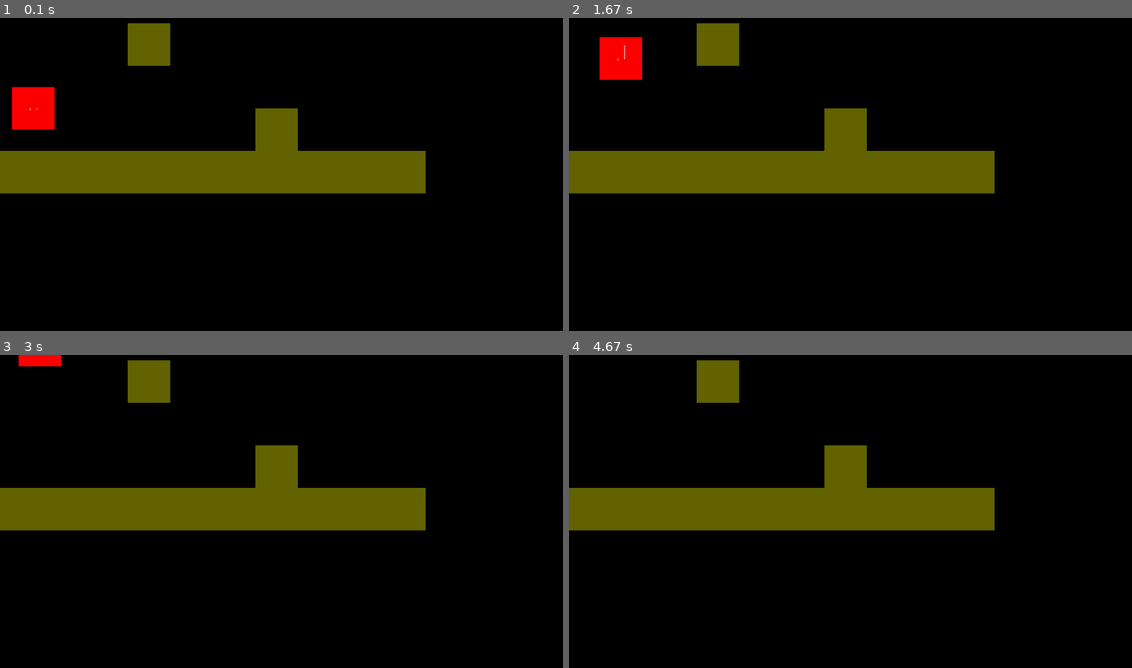
Above: before the commit, frames 1-4 (two rows, left to right).
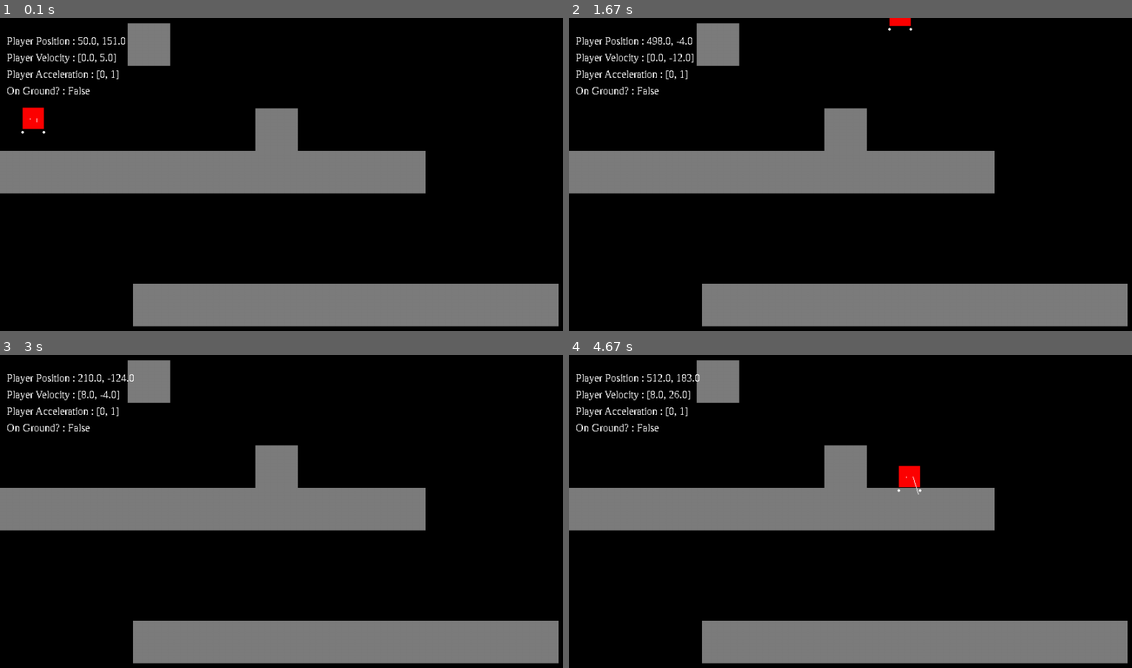
Above: after the commit, the same moments.

Repository: ImmenseDruid/2dPygamePlatformer
Game: pygame game, started from src/main.py
Two runs of this game, one before a commit and one after it. Both use one fixed random seed, a clock stepped at 60 frames per second and the inputs below.
Inputs:
- Up to frame 1 (0.1 s): no input
- Up to frame 2 (1.67 s): tap Space at 0.33, 0.73, 1.03, 1.23, 1.53 s; hold D 0.67-1.13 s; hold D 1.17-1.63 s
- Up to frame 3 (3 s): hold A 1.67-2.2 s; tap Space at 1.73, 2.03, 2.3, 2.6, 2.73 s; hold A 2.23-2.63 s; hold D from 2.67 s (still down)
- Up to frame 4 (4.67 s): tap Space at 3.03, 3.4, 3.7, 3.9, 4.2, 4.4 s; release D at 3.3 s; hold A 3.33-3.8 s; hold D 3.83-4.3 s; hold D from 4.33 s (still down)

The runs differ from the first frame. In frame 1, 24% of the frame differs, in the area x 0-100%, y 1-99%; in frame 2, 24%, in the area x 0-100%, y 0-99%; in frame 3, 24%; in frame 4, 24%.

Commit message:
Added Raycasting

Diff:
--- /dev/null
+++ b/src/debug.py
@@ -0,0 +1,13 @@
+import pygame
+
+
+font = None
+if pygame.font.get_init() == False:
+    pygame.font.init()
+
+font = pygame.font.SysFont("TimesNewRoman", 16)
+
+
+def printToScreen(screen, text, pos):
+    image = font.render(text, False, (255, 255, 255), None)
+    screen.blit(image, pos)
--- a/src/entities.py
+++ b/src/entities.py
@@ -1,4 +1,5 @@
 import pygame
+import physics
 from pygame.locals import *
 
 class Character(pygame.sprite.Sprite):
@@ -8,18 +9,25 @@
 
         self.x = x
         self.y = y
-        self.image = pygame.Surface((64, 64))
+        self.image = pygame.Surface((32, 32))
         self.image.fill((255, 0, 0))
         self.rect = self.image.get_rect()
         self.rect.centerx = self.x
         self.rect.centery = self.y
 
+        self.leftOnGroundPoint = (self.rect.x, self.rect.centery + self.rect.h / 2)
+        self.rightOnGroundPoint = (self.rect.x + self.rect.w, self.rect.centery + self.rect.h / 2)
+
+        self.raycastLeft = physics.Raycast(self.leftOnGroundPoint, (self.leftOnGroundPoint[0], self.leftOnGroundPoint[1] + 5))
+        self.raycastRight = physics.Raycast(self.rightOnGroundPoint, (self.rightOnGroundPoint[0], self.rightOnGroundPoint[1] + 5))
+
         self.onGround = False
 
-        self.speed = 10
+        self.speed = 8
         self.jumpVel = -20
 
-        self.gravity = 2
+        self.gravity = 1
+        self.movementEpsilon = .01
 
         self.vel = [0, 0]
         self.acc = [0, self.gravity]
@@ -27,41 +35,50 @@
 
     def update(self, dt, collisionGroup):
 
+        self.onGround = False
+
         self.vel[0] += self.acc[0] * dt
         self.vel[1] += self.acc[1] * dt
 
+        dx = self.vel[0] * dt
+        dy = self.vel[1] * dt
+
+        dx, dy = self.collide(dx, dy, collisionGroup)
+
+        self.vel[0] = dx
+        self.vel[1] = dy
+
+        self.x += dx
+        self.y += dy
+
+        self.rect.centerx = int(self.x)
+        self.rect.centery = int(self.y)
+
+        self.leftOnGroundPoint = (self.rect.x, self.rect.centery + self.rect.h / 2 + 5)
+        self.rightOnGroundPoint = (self.rect.x + self.rect.w, self.rect.centery + self.rect.h / 2 + 5)
 
 
-        if self.onGround:
-            self.acc[1] = 0
-        else:
-            self.acc[1] = self.gravity
-
+    def collide(self, dx, dy, collisionGroup):
         for other in collisionGroup.sprites():
             if self is not other:
-                if other.rect.colliderect(pygame.Rect(self.rect.x + self.vel[0], self.rect.y, self.rect.w, self.rect.h)):
-                    pass
-                    if self.vel[0] > 0: #Going Right
-                        self.vel[0] = other.rect.x - (self.rect.x + self.rect.w)
-                    else: # Going Left
-                        self.vel[0] = other.rect.x + other.rect.w - self.rect.x
-                if other.rect.colliderect(pygame.Rect(self.rect.x, self.rect.y + self.vel[1], self.rect.w, self.rect.h)):
-                        if self.vel[1] > 0: #Going Down
-                            self.vel[1] = other.rect.y - (self.rect.y + self.rect.h)
+                if other.rect.colliderect(pygame.Rect((self.rect.x + dx, self.rect.y), self.rect.size)):
+                    if dx > 0: #Going Right
+                        dx = other.rect.x - (self.rect.x + self.rect.w)
+                    elif dx < 0: # Going Left
+                        dx = other.rect.x + other.rect.w - self.rect.x
+                if other.rect.colliderect(pygame.Rect((self.rect.x, self.rect.y + dy), self.rect.size)):
+                        if dy > 0: #Going Down
+                            dy = other.rect.y - (self.rect.y + self.rect.h)
+                            self.numJumps = 2
                             self.onGround = True
-                        else: #Going Up
-                            self.vel[1] = other.rect.y + other.rect.h - self.rect.y
+                        elif dy < 0: #Going Up
+                            dy = other.rect.y + other.rect.h - self.rect.y
 
-        self.x += self.vel[0] * dt
-        self.y += self.vel[1] * dt
-
-        self.rect.centerx = self.x
-        self.rect.centery = self.y
+        return (dx, dy)
 
 
     def jump(self):
         self.vel[1] = self.jumpVel
-        self.onGround = False
 
     def setVel(self, vel):
         self.vel = vel
@@ -75,6 +92,8 @@
     def __init__(self, x, y):
         Character.__init__(self, x, y)
 
+        self.numJumps = 2
+
     def handleInputs(self, keys):
         self.vel[0] = 0
 
@@ -83,10 +102,17 @@
         if keys[K_d]:
             self.vel[0] = self.speed
 
+    def jump(self):
+        if self.numJumps > 0:
+            self.numJumps -= 1
+            Character.jump(self)
 
 
     def update(self, dt, collisionGroup):
         Character.update(self, dt, collisionGroup)
+
+        if self.onGround:
+            self.numJumps = 2
 
 
 class Enemy(Character):
@@ -107,7 +133,7 @@
         self.x = x
         self.y = y
         self.image = pygame.Surface((64, 64))
-        self.image.fill((100, 100, 0))
+        self.image.fill((125, 125, 125))
         self.rect = self.image.get_rect()
         self.rect.x = x
         self.rect.y = y
--- a/src/main.py
+++ b/src/main.py
@@ -1,5 +1,7 @@
 import pygame
 import entities
+import debug
+import physics
 from pygame.locals import *
 
 
@@ -20,6 +22,9 @@
     for i in range(10):
         tiles.append(entities.Tile(i * 64, 200))
 
+    for i in range(10):
+        tiles.append(entities.Tile(i * 64 + 200, 400))
+
     tiles.append(entities.Tile(6 * 64, 200 - 64))
 
     tiles.append(entities.Tile(3 * 64, 200 - 64 * 3))
@@ -30,9 +35,17 @@
 
 
     screen = pygame.display.set_mode((1000, 800))
+    clock = pygame.time.Clock()
     run = True
 
+    FPS = 60
+    dt = 1 #
+    physicsSubSteps = 1
+    subStepDt = dt / physicsSubSteps
+
     while run:
+
+        clock.tick(FPS)
 
         for event in pygame.event.get():
             if event.type == QUIT:
@@ -46,7 +59,8 @@
         player.handleInputs(keys)
 
         for sprite in kinematicGroup.sprites():
-            sprite.update(0.05, collisionGroup)
+            for i in range(physicsSubSteps):
+                sprite.update(subStepDt, collisionGroup)
 
         screen.fill((0,0,0))
 
@@ -54,7 +68,12 @@
 
         pygame.draw.line(screen, (255,255,255), (player.rect.centerx + -5, player.rect.centery), (player.rect.centerx + -5 + player.acc[0], player.rect.centery + player.acc[1]))
         pygame.draw.line(screen, (255,255,255), (player.rect.centerx + 5, player.rect.centery), (player.rect.centerx + 5 + player.vel[0], player.rect.centery + player.vel[1]))
-
+        pygame.draw.circle(screen, (255, 255, 255), (player.leftOnGroundPoint), 2)
+        pygame.draw.circle(screen, (255, 255, 255), (player.rightOnGroundPoint), 2)
+        debug.printToScreen(screen, "On Ground? : " + str(player.onGround), (10, 100))
+        debug.printToScreen(screen, "Player Position : " + str(player.x) + ", " + str(player.y), (10, 25))
+        debug.printToScreen(screen, "Player Velocity : " + str(player.vel), (10, 50))
+        debug.printToScreen(screen, "Player Acceleration : " + str(player.acc), (10, 75))
         pygame.display.update()
 
     pygame.quit()
--- /dev/null
+++ b/src/physics.py
@@ -0,0 +1,29 @@
+import pygame
+
+def lerp(start, end, percent):
+    return start * (1 - percent) + end * percent
+
+def pointlerp(start, end, percent):
+    return (lerp(start[0], end[0], percent), lerp(start[1], end[1], percent))
+
+
+
+class Raycast():
+    def __init__(self, start, end):
+        self.start = start
+        self.end = end
+        self.dt = 0.1
+        self.percent = 0
+        self.hit = None
+        self.point = start
+
+
+    def cast(self, collisionGroup):
+        while pointlerp(self.start, self.end, self.percent) != self.end:
+            for other in collisionGroup:
+                if other.rect.collidepoint(pointlerp(self.start, self.end, self.percent)):
+                    self.hit = other
+                    self.point = pointlerp(self.start, self.end, self.percent)
+                    return True
+
+            self.percent += self.dt
